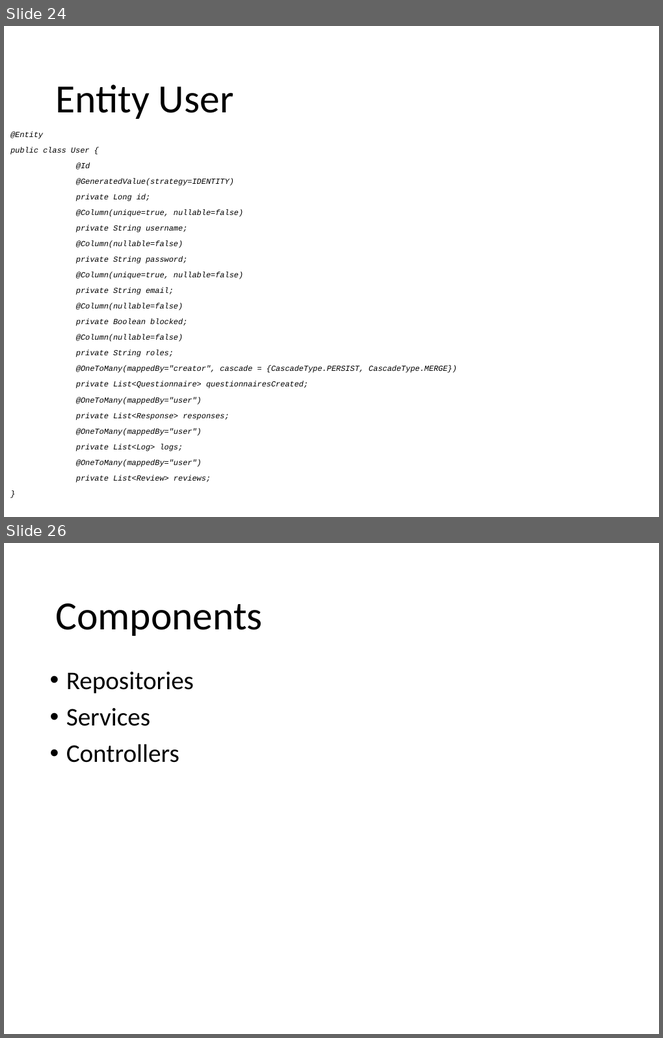
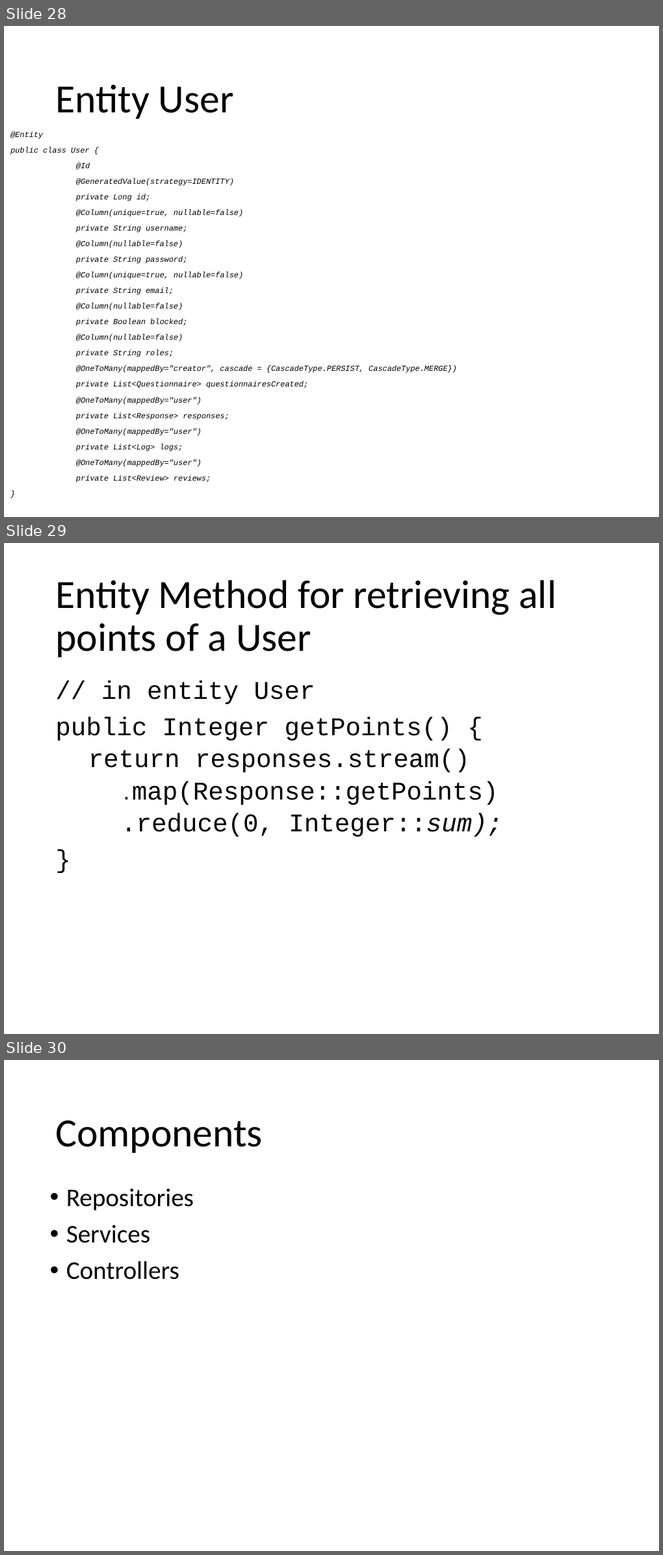
Before and after one commit to Paso198/Gamified-Marketing-Application, a slide deck: Design.pptx. Shown one above the other, each under a label of ours: slides 24 and 26 before the commit, slides 28, 29 and 30 after it; the slides between them are not shown. The pictures are 663x1038 and 663x1555 pixels, drawn with LibreOffice and Linux fonts; fonts in the diff are those of the drawing. Boxes give left, top, right and bottom in pixels: in the first picture for what was removed or moved away, otherwise in the second. Text is boxed around its words. In the diff, an @@ line names an element or a change of style, - is before the commit and + after.

```diff
--- a/Design.pptx
+++ b/Design.pptx
@@ slide 29 added at (4, 543, 659, 1034), background #FFFFFF @@
@@ title added at (55, 580, 556, 657), 44 pt, text #000000 @@
+Entity Method for retrieving all points of a User
@@ text added at (55, 681, 503, 837), 28 pt, text #000000 @@
+// in entity User
+public Integer getPoints() {
+  return responses.stream()
+    .map(Response::getPoints)
+    .reduce(0, Integer::sum);
+}
@@ what was slide 24 is now slide 28 @@
@@ what was slide 26 is now slide 30 @@
```
Also in this commit, not shown: 2 slides changed, 7 other slides added, 1 slide removed.
